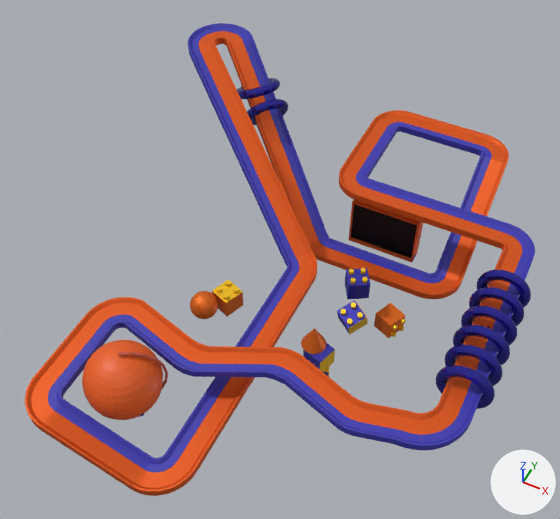
A saved change to the glTF model game/resources/models/track3/track3-10.gltf.
The view is the same before and after, from a 50 mm lens placed at (58.0, -1259.0, 1535.0), pointed at (-558.0, -26.0, -5.0). The axes (+X, +Y, +Z) are drawn at lower right. The lights are the same throughout.

The first picture shows 'Blocks', 'BlueTrack', 'Globe', 'OrangeTrack', 'Rings2', 'Rings6', 'Screen'.
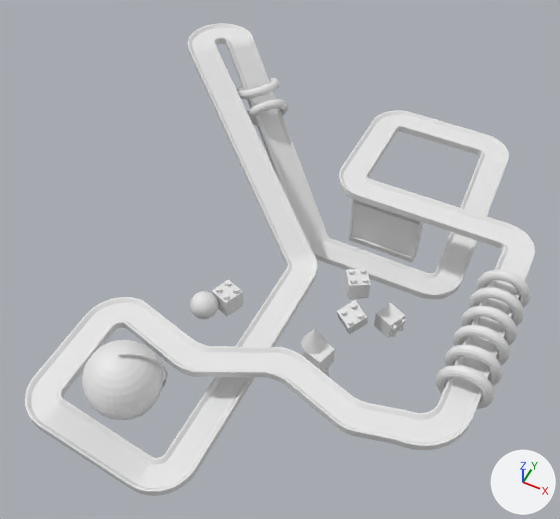
Pixel boxes (x1, y1, x2, y2) of what changed, in the pictures (560 x 519 px):
'OrangeTrack', recoloured (orange to white): (25, 31, 522, 496) in both
'BlueTrack', recoloured (blue to white): (48, 23, 535, 472) in both
'Rings6', recoloured (blue to white): (436, 270, 531, 409) in both
'Globe', recoloured (orange to white): (82, 340, 168, 420) in both
'Blocks', recoloured: (190, 268, 406, 377) in both
'Screen', recoloured (black to grey): (349, 200, 423, 262) in both
'Rings2', recoloured (blue to white): (237, 78, 288, 125) in both

Patch to the scene script:
```diff
--- a/game/resources/models/track3/track3-10.gltf.py
+++ b/game/resources/models/track3/track3-10.gltf.py
@@ me_orangetrack @@
 me_orangetrack.from_pydata(...)  # 1062 vertices, 1770 faces; spans x -1106.0..43.0, y -716.0..715.0, z -221.0..242.0
-me_orangetrack.materials.append(mat_orangetrack)  # picture img_orangetrack
@@ me_bluetrack @@
 me_bluetrack.from_pydata(...)  # 885 vertices, 1416 faces; spans x -1106.0..43.0, y -667.0..666.0, z -221.0..242.0
-me_bluetrack.materials.append(mat_bluetrack)  # picture img_bluetrack
@@ me_blocks @@
 me_blocks.from_pydata(...)  # 1203 vertices, 2310 faces; spans x -738.0..-218.0, y -232.0..111.0, z -244.0..-52.0
-me_blocks.materials.append(mat_blocks)  # picture img_blocks
@@ me_globe @@
 me_globe.from_pydata(...)  # 614 vertices, 1216 faces; spans x -807.0..-621.0, y -623.0..-438.0, z -128.0..106.0
-me_globe.materials.append(mat_globe)  # picture img_globe
@@ me_rings2 @@
 me_rings2.from_pydata(...)  # 1152 vertices, 2304 faces; spans x -932.0..-767.0, y 358.0..514.0, z 24.0..179.0
-me_rings2.materials.append(mat_rings)  # picture img_bluetrack
@@ me_rings6 @@
 me_rings6.from_pydata(...)  # 3456 vertices, 6912 faces; spans x -67.0..71.0, y -203.0..149.0, z -68.0..71.0
-me_rings6.materials.append(mat_rings)  # picture img_bluetrack
@@ me_screen @@
 me_screen.from_pydata(...)  # 38 vertices, 72 faces; spans x -487.0..-280.0, y 302.0..375.0, z -208.0..-46.0
-me_screen.materials.append(mat_screen)  # picture img_screen
```
